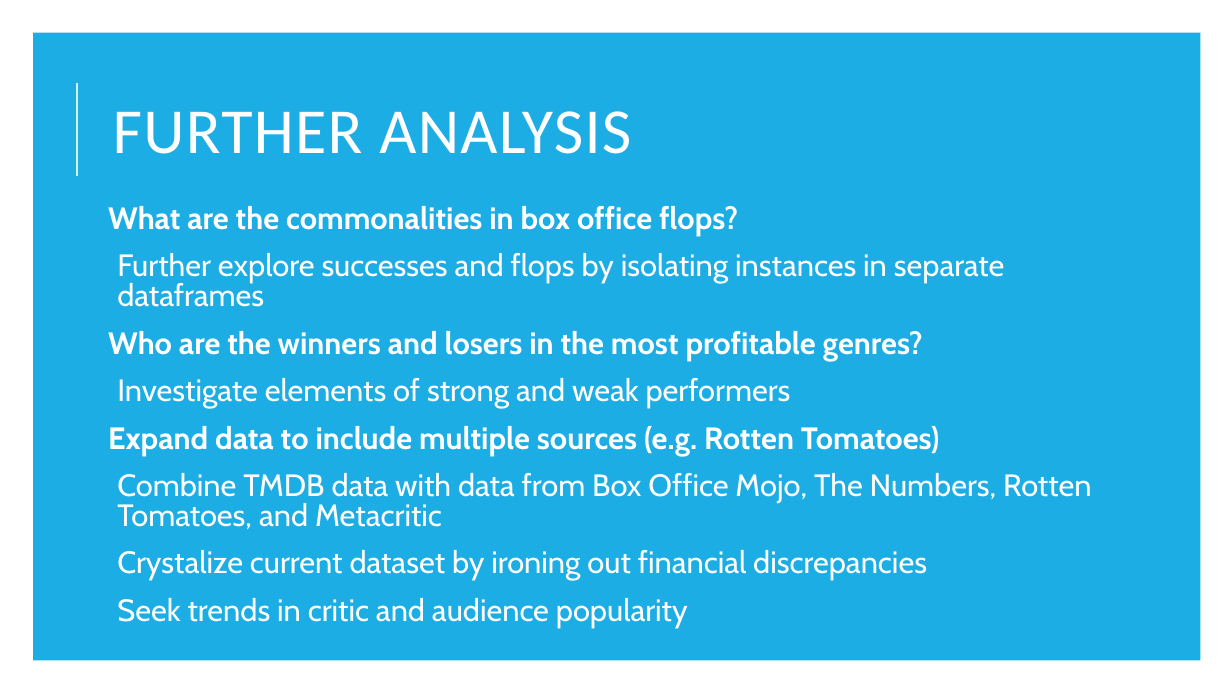
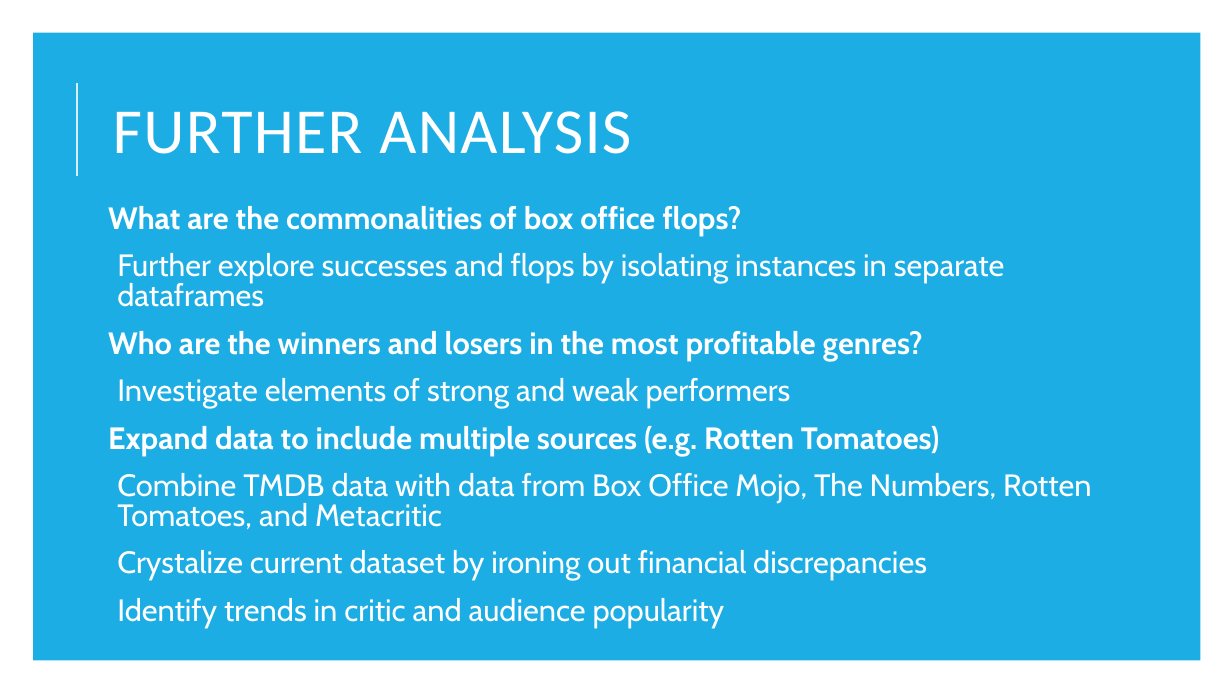
Before and after one commit to Drymander/dsc-phase-1-project, a slide deck: slide 11 of images/Box Office Analysis.pptx. Drawn at 1232x693 pixels with LibreOffice and Linux fonts; fonts in the diff are those of the drawing. Boxes give left, top, right and bottom in pixels: in the first picture for what was removed or moved away, otherwise in the second. Text is boxed around its words. In the diff, an @@ line names an element or a change of style, - is before the commit and + after.

```diff
--- a/images/Box Office Analysis.pptx
+++ b/images/Box Office Analysis.pptx
@@ text at [108,206,741,236]: text changed @@
-What are the commonalities in box office flops?
+What are the commonalities of box office flops?
@@ text at [117,598,725,628]: text changed @@
-  Seek trends in critic and audience popularity
+  Identify trends in critic and audience popularity
```
Also in this commit, not shown: 1 other slide changed, 10 other files.
